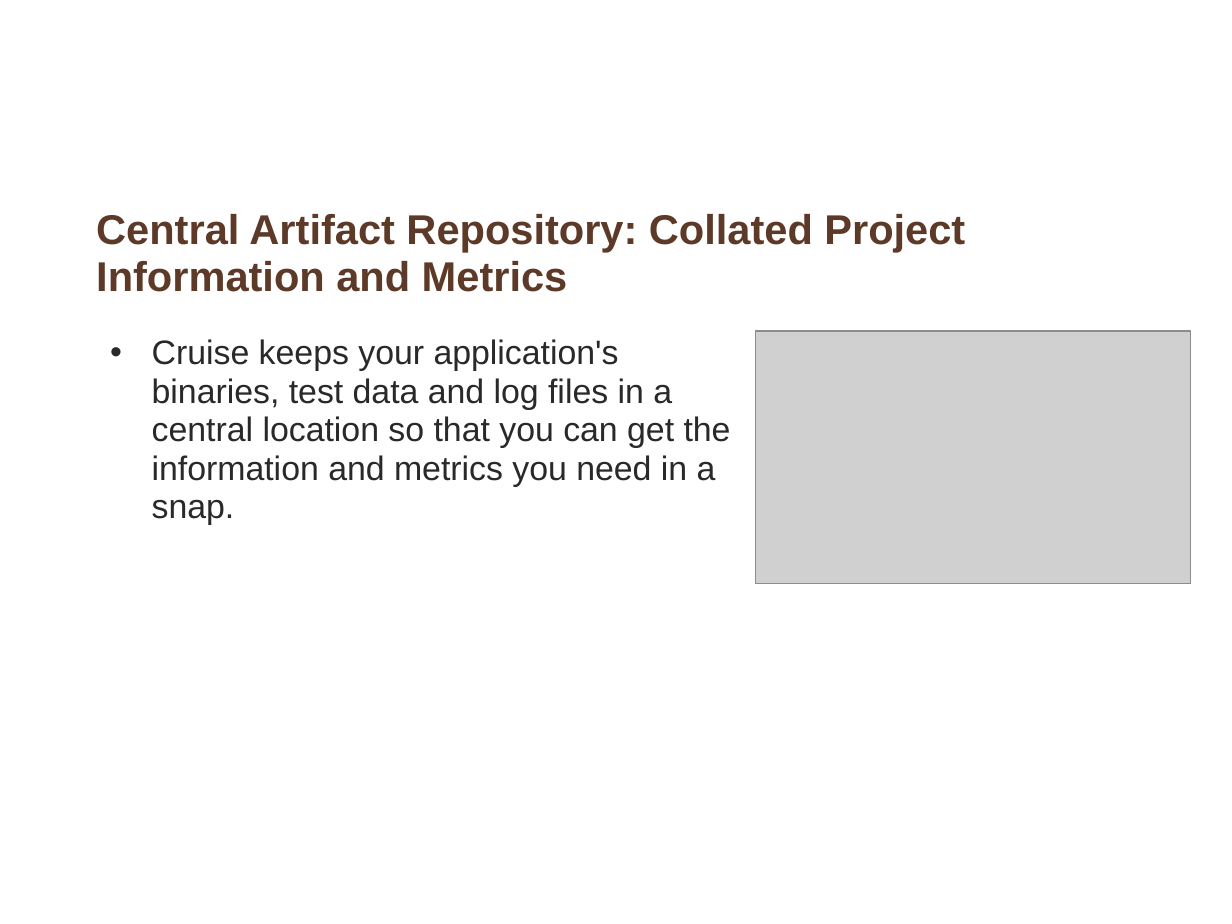
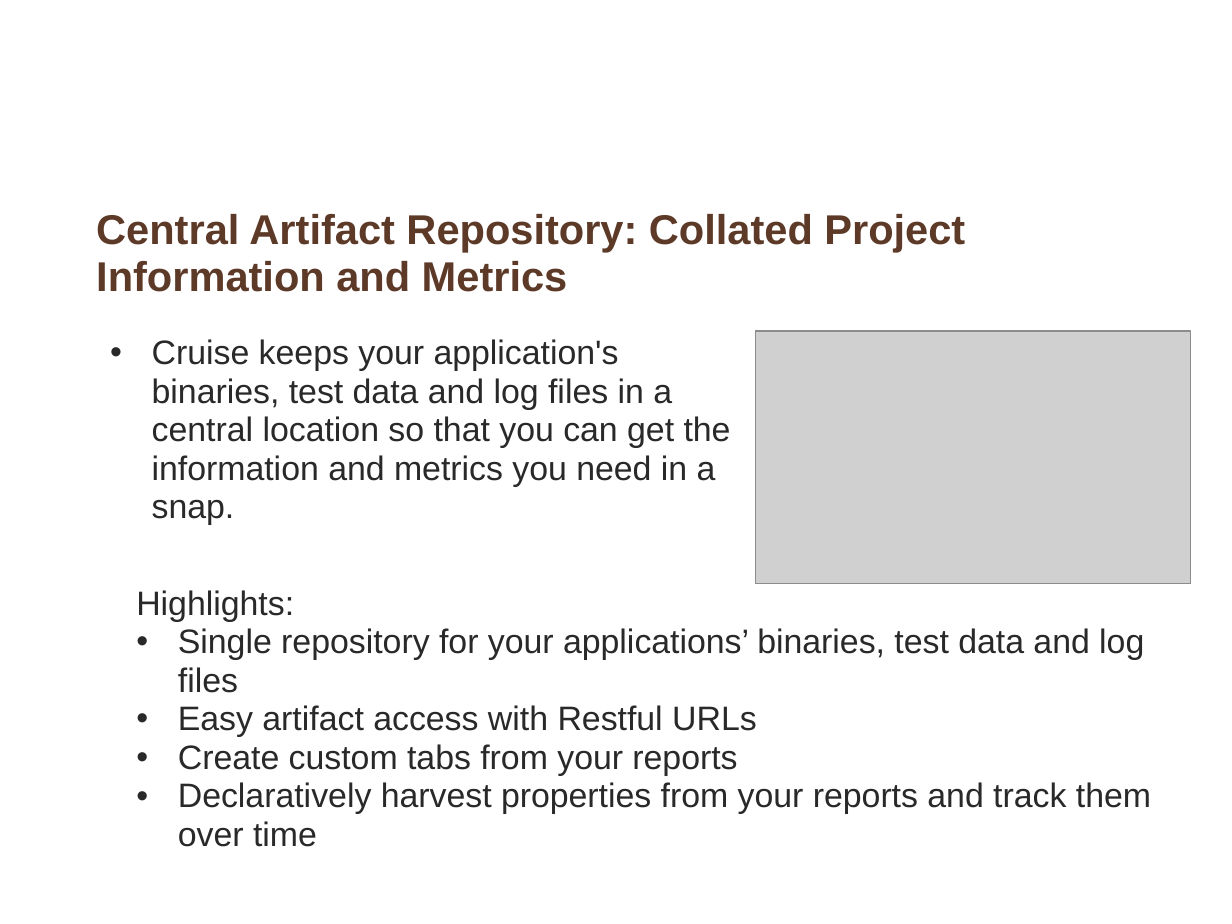
Before and after one commit to whimet/cruisetraining, a slide deck: slide 7 of Core_features_of_Cruise.ppt. Drawn at 1232x924 pixels with LibreOffice and Linux fonts; fonts in the diff are those of the drawing; grey boxes stand for pictures; background and template pictures are left out. Boxes give left, top, right and bottom in pixels: in the first picture for what was removed or moved away, otherwise in the second. Text is boxed around its words. In the diff, an @@ line names an element or a change of style, - is before the commit and + after.

```diff
--- a/Core_features_of_Cruise.ppt
+++ b/Core_features_of_Cruise.ppt
@@ text added at <box>136,590,1151,847</box>, 22 pt, text #292929 @@
+  Highlights:
+  • Single repository for your applications’ binaries, test data and log files
+  • Easy artifact access with Restful URLs
+  • Create custom tabs from your reports
+  • Declaratively harvest properties from your reports and track them over time
```
Also in this commit, not shown: 6 other slides changed, 1 slide added.
